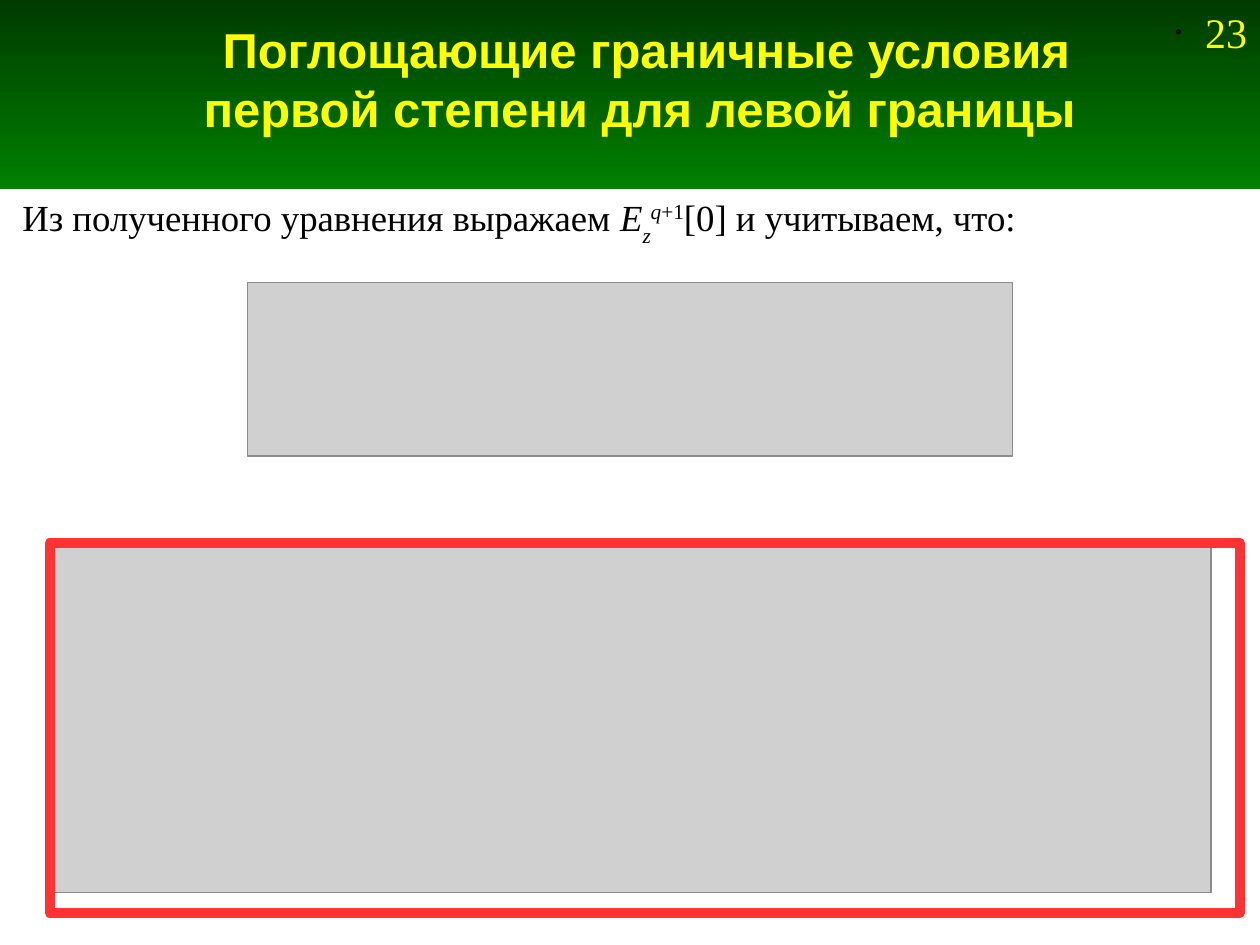
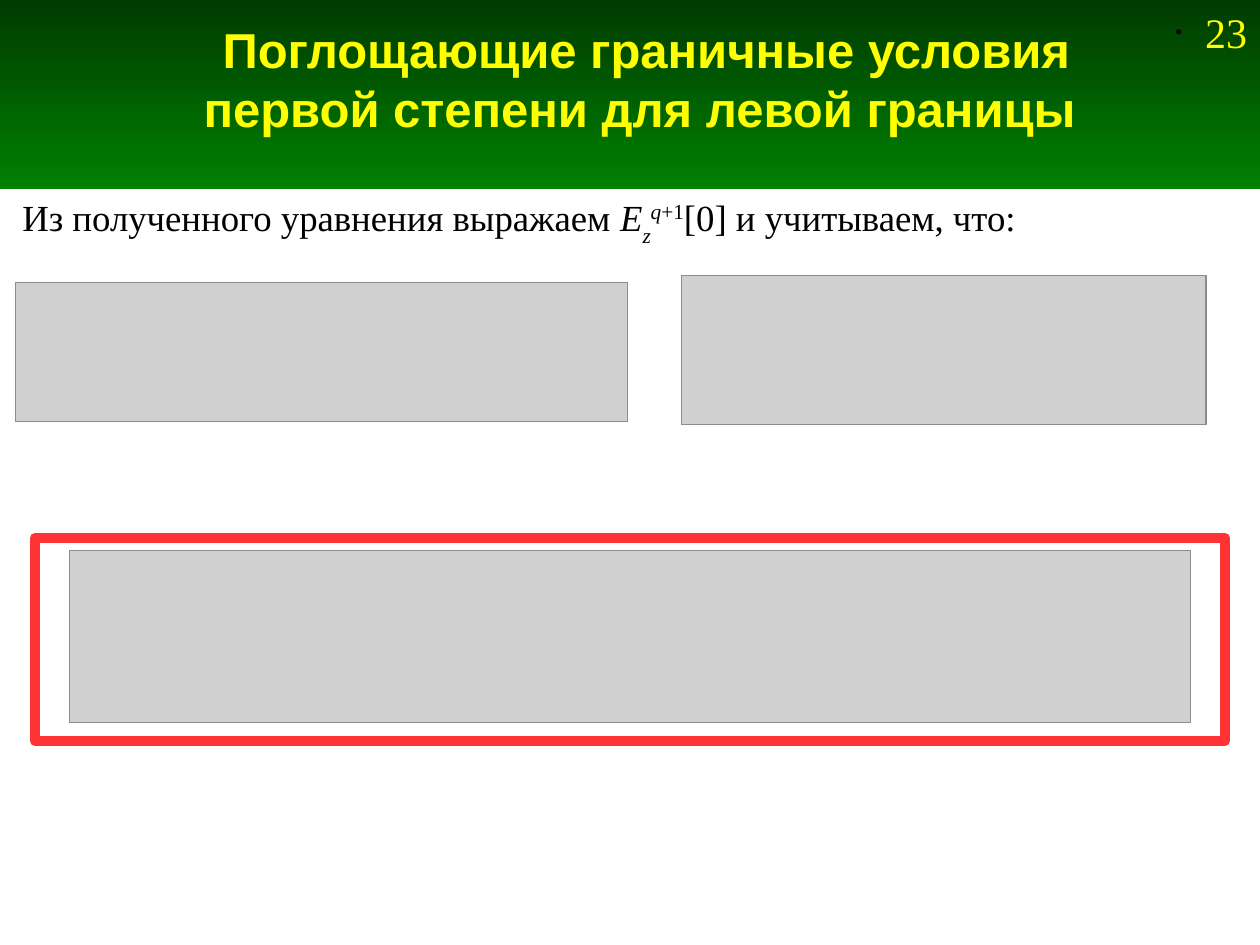
Before and after one commit to Jenyay/modelling, a slide deck: slide 23 of fdtd/presentations/09. FDTD-1D ABC.odp. Drawn at 1260x945 pixels with LibreOffice and Linux fonts; fonts in the diff are those of the drawing; grey boxes stand for pictures. Boxes give left, top, right and bottom in pixels: in the first picture for what was removed or moved away, otherwise in the second. Text is boxed around its words. In the diff, an @@ line names an element or a change of style, - is before the commit and + after.

Commit message:
Обновление презантации про ABC первой степени. Обновление исходников

```diff
--- a/fdtd/presentations/09. FDTD-1D ABC.odp
+++ b/fdtd/presentations/09. FDTD-1D ABC.odp
@@ picture: place and size @@
-picture at [247,282,1012,456]
+picture at [16,282,627,421]
@@ picture added at [682,276,1206,425] @@
@@ rectangle: place and size @@
-rectangle at [49,543,1240,914]
+rectangle at [35,538,1226,741]
@@ picture: place and size @@
-picture at [49,546,1211,893]
+picture at [69,551,1189,723]
```
Also in this commit, not shown: 4 other slides changed, 1 slide removed, 2 other files.
